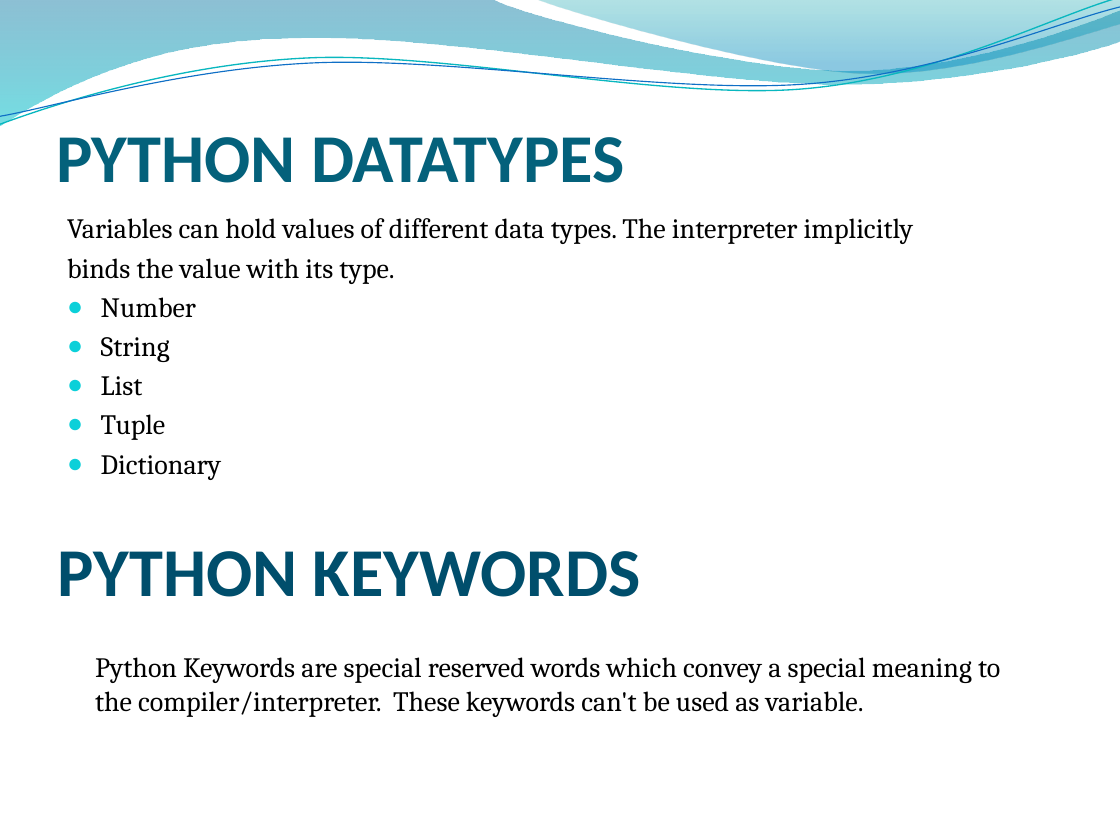
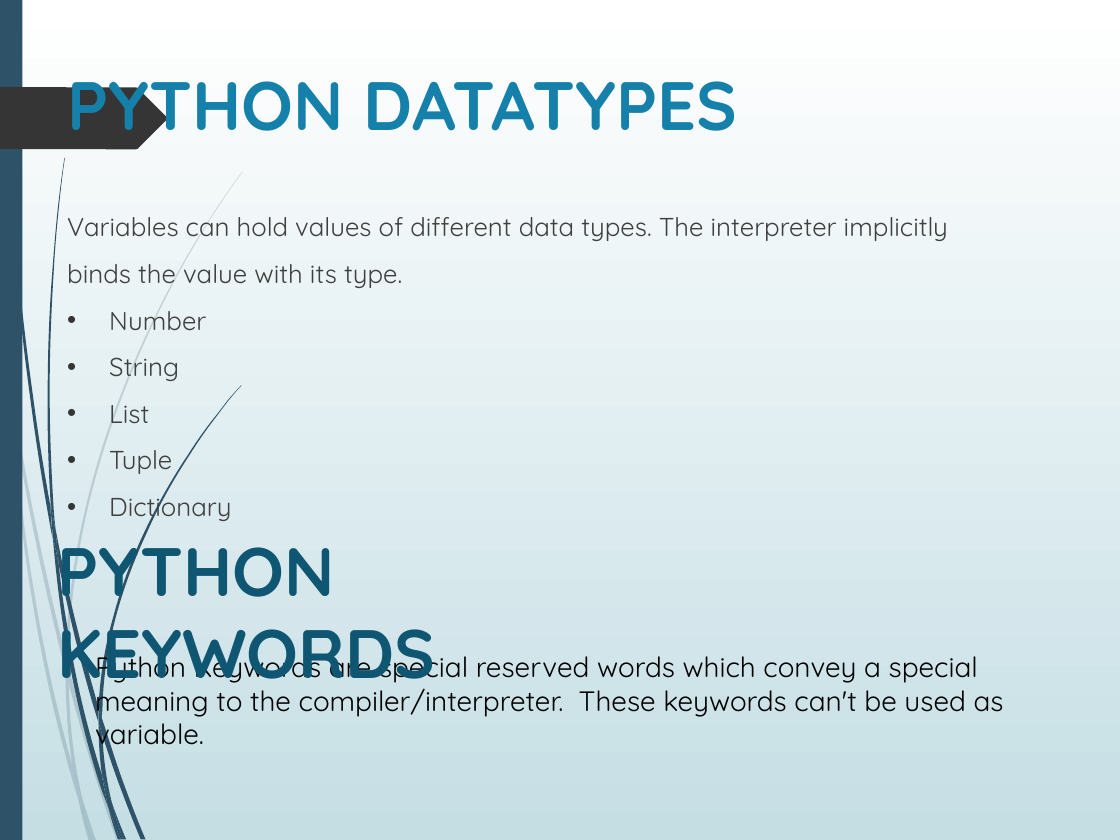
Before and after one commit to aayushi20221/Cloud-Based-Buss-Pass-System, a slide deck: slide 5 of ppt.pptx. Drawn at 1120x840 pixels with LibreOffice and Linux fonts; fonts in the diff are those of the drawing; background and template pictures are left out. Boxes give left, top, right and bottom in pixels: in the first picture for what was removed or moved away, otherwise in the second. Text is boxed around its words. In the diff, an @@ line names an element or a change of style, - is before the commit and + after.

```diff
--- a/ppt.pptx
+++ b/ppt.pptx
@@ background picture (left out) to gradient #FFFFFF to #C5DEE5 @@
@@ freeform shape removed at [0, 0, 1120, 127] @@
@@ freeform shape removed at [0, 0, 1120, 131] @@
@@ freeform shape removed at [0, 7, 1120, 125] @@
@@ rectangle added at [0, 0, 22, 840], fill #2E5369 @@
@@ freeform shape removed at [536, 0, 1120, 77] @@
@@ title "PYTHON DATATYPES" at [67, 81, 737, 148]: font Calibri to Quicksand, text colour #04617B to #1581AA; vertical alignment bottom to top @@
@@ freeform shape added at [0, 87, 167, 150], fill #353535 @@
@@ text "Variables can hold values of ..." at [67, 217, 948, 523]: size 18 to 16.6 pt, font Cambria to Quicksand, text colour #000000 to #404040; indent changed; more space between paragraphs; bullet ● to •; bullet colour #0BD0D9 to #353535 @@
@@ text "PYTHON KEYWORDS" at [58, 526, 436, 697]: font Calibri to Quicksand, text colour #004E6C to #0E5672 @@
@@ text "Python Keywords are special reserved ..." at [95, 648, 1004, 753]: font Cambria to Quicksand @@
@@ group added at [0, 171, 243, 840]: 10 freeform shapes @@
@@ group added at [2, 0, 242, 840]: 12 freeform shapes @@
```
Also in this commit, not shown: 18 other slides changed.
